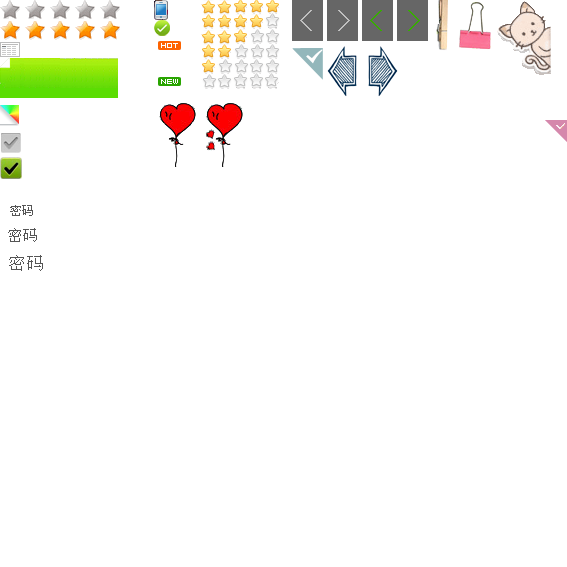
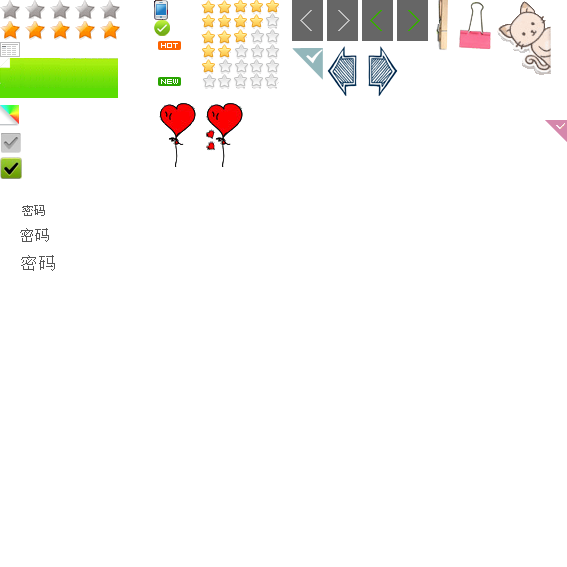
Two versions of the same layered image (w=567, h=567). Layer-by-layer changes:
painted on "password_placeholder" over [8, 205, 55, 271]
